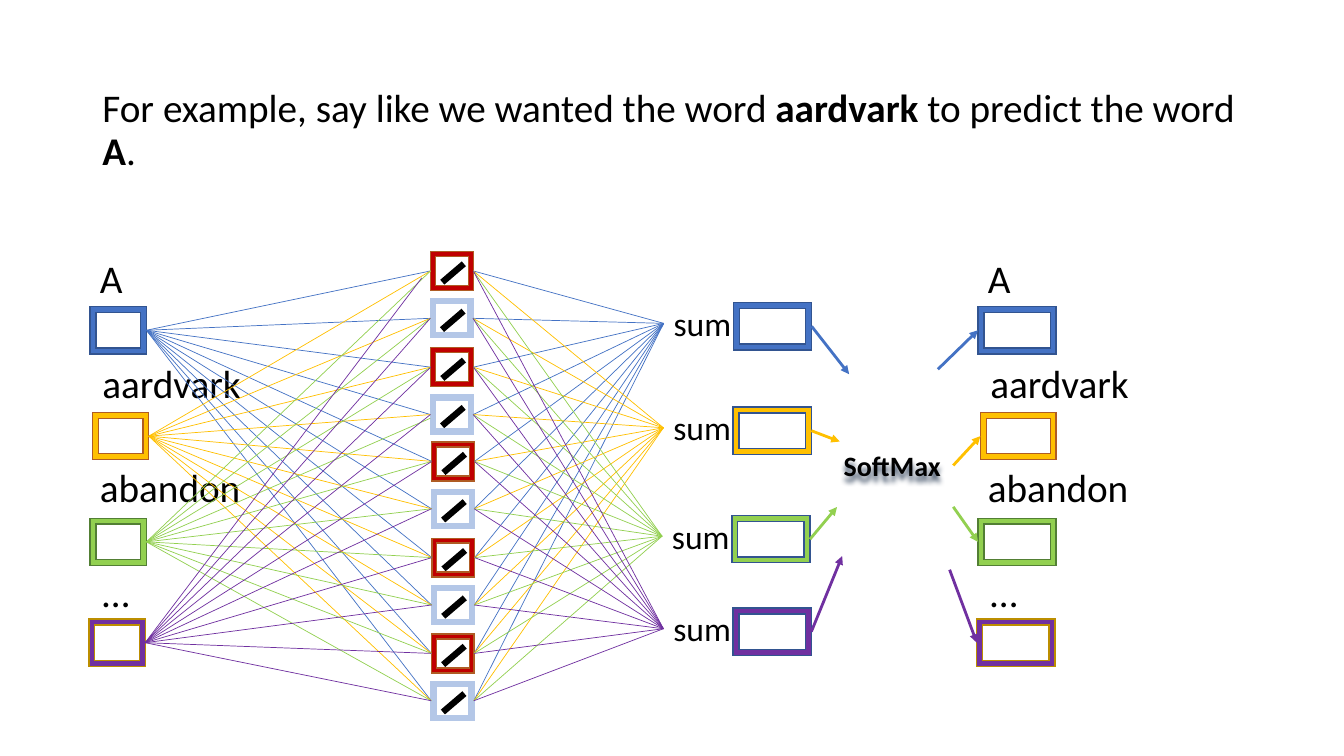
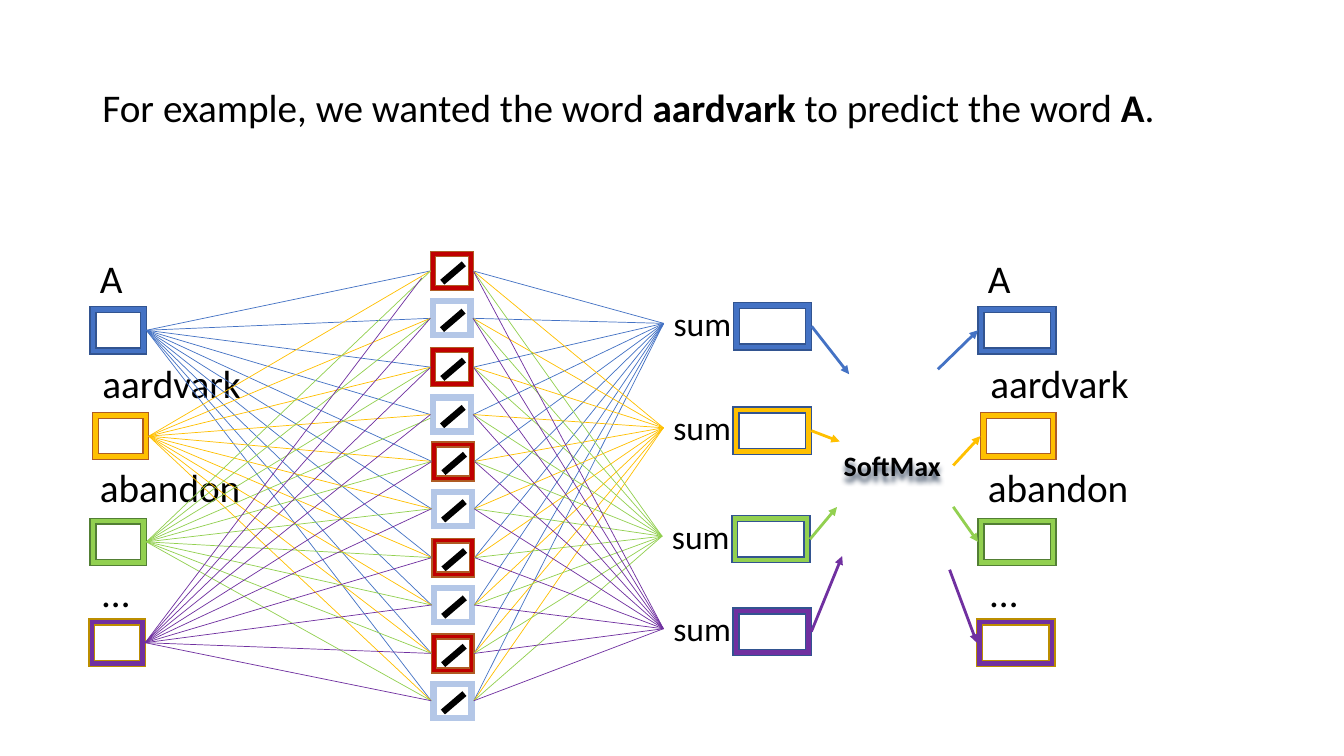
Before and after one commit to YeabinMoonEcon/BUS211, a slide deck: slide 91 of BUS243_NLP/lecture_notes/Lecture6_2.pptx (slide 90 before the commit). Drawn at 1344x756 pixels with LibreOffice and Linux fonts; fonts in the diff are those of the drawing. Boxes give left, top, right and bottom in pixels: in the first picture for what was removed or moved away, otherwise in the second. Text is boxed around its words. In the diff, an @@ line names an element or a change of style, - is before the commit and + after.

```diff
--- a/BUS243_NLP/lecture_notes/Lecture6_2.pptx
+++ b/BUS243_NLP/lecture_notes/Lecture6_2.pptx
@@ text at (102,94,1155,129): text changed @@
-For example, say like we wanted the word aardvark to predict the word A.
+For example, we wanted the word aardvark to predict the word A.
```
Also in this commit, not shown: 4 other slides changed, 6 slides added, 17 slides removed.
